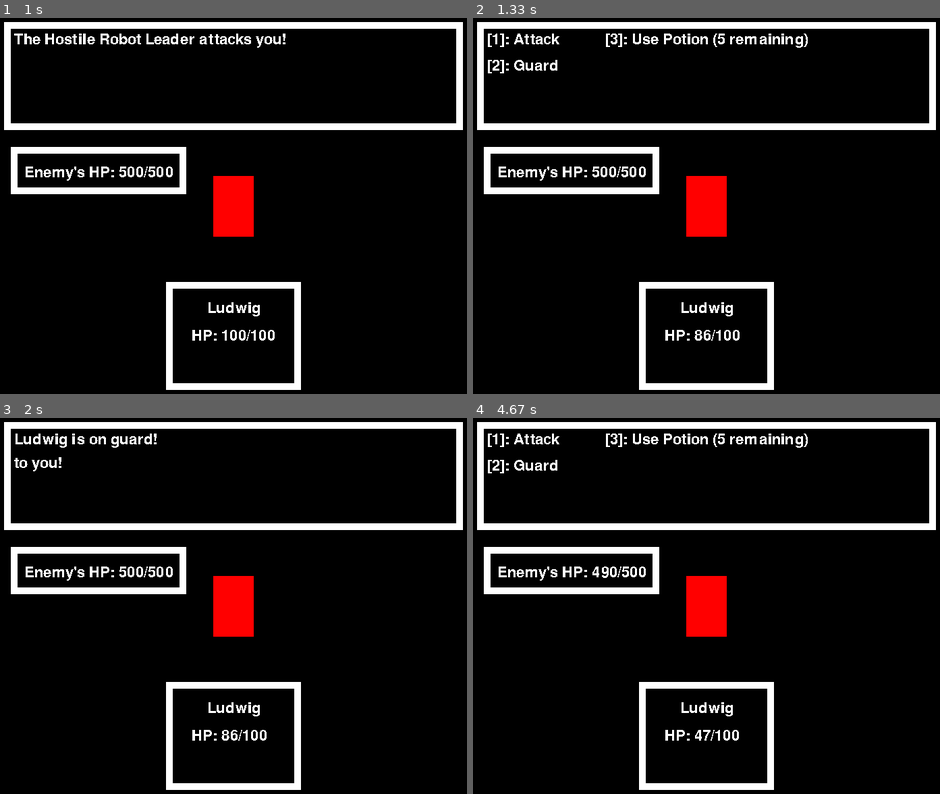
Above: before the commit, frames 1-4 (two rows, left to right).
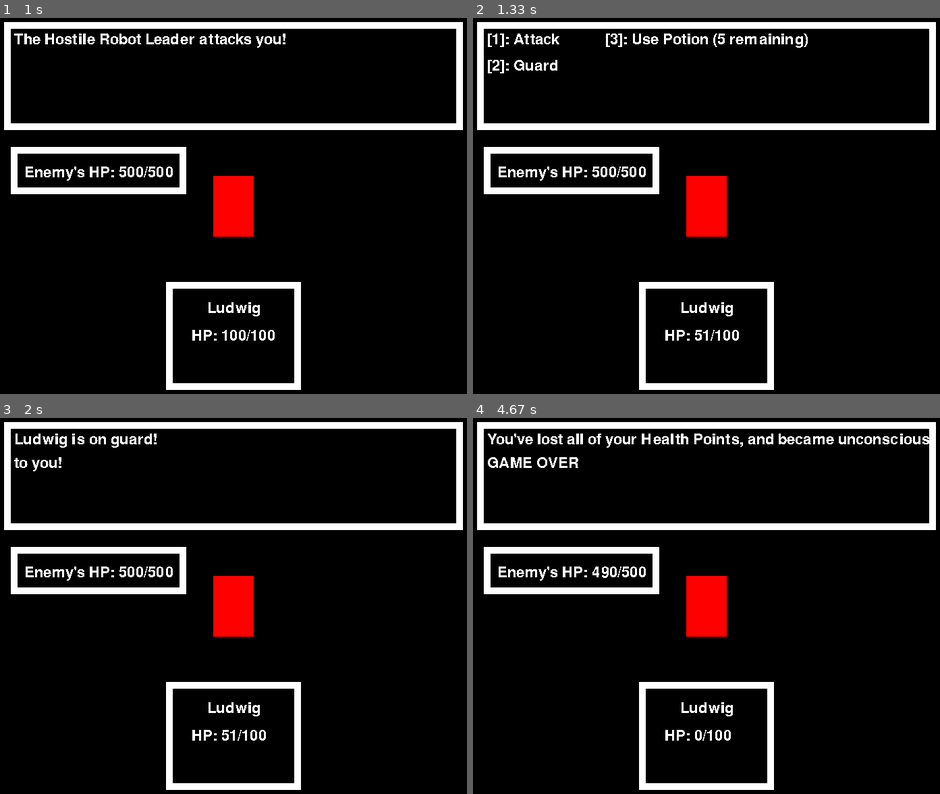
Above: after the commit, the same moments.

Repository: eduardoluis11/final-project-cs50-python
Game: pygame game, started from project.py
The game is run twice, just before and just after one commit, with the same random seed, the same clock (stepped at 60 frames per second) and the same inputs.
Inputs:
- Up to frame 1 (1 s): tap Z at 0.33, 0.73 s; hold 2 from 0.67 s (still down)
- Up to frame 2 (1.33 s): tap Z at 1.03, 1.23 s; release 2 at 1.13 s
- Up to frame 3 (2 s): tap Z at 1.53 s; tap 2 at 1.67 s
- Up to frame 4 (4.67 s): tap Z at 2.07, 2.4, 2.7, 3.8, 4.13, 4.43, 4.57 s; tap 1 at 3.4 s

Frame 1 is identical in both runs. In frame 2, less than 0.1% of the frame differs, in the area x 47-58%, y 82-86%; in frame 3, less than 0.1%; in frame 4, 1.7%, in the area x 3-98%, y 4-86%.

Commit message:
Getting Game Over with 0 (BUGFIX)
Now, if I hit the “z” key right after the enemy deals me the finishing blow, I will correctly get immediately after the message that tells me that I got a game over screen. Also, if my HP becomes negative, it gets rendered as zero in the player's UI. However, now the game is no longer being closed if I hit "z" during the Game over screen.

Diff:
--- a/project.py
+++ b/project.py
@@ -305,7 +305,7 @@
 player = Character("Ludwig", 100, 20)
 
 # This creates the enemy's statistics / stats by using the Character class
-enemy = Character("Hostile Robot Leader", 500, 15)  # High on HP. Hard so that you can lose.
+enemy = Character("Hostile Robot Leader", 500, 50)  # High on HP. Hard so that you can lose.
 # enemy = Character("Hostile Robot Leader", 100, 15)    # Low on HP so that you can win easily
 
 # # DEBUG: this should print me the enemy's properties
@@ -518,6 +518,15 @@
 
 Now, I will do a similar thing if I lose the game: I will exit the game after hitting the confirmation key after
 rendering the Game Over screen.
+
+Now, when you get defeated:
+
+1) I will render how much damage the enemy did to me in the finishing blow BEFORE rendering the Game Over screen.
+
+2) I will update the Player’s UI so that negative numbers are never rendered as HP. That is, that, if the enemy gives
+me the finishing blow, I will render “0” in the HP UI for the player.
+
+I will NEVER activate the battle menu during the enemy’s turn if the player loses all of their HP.
 """
 
 
@@ -571,10 +580,32 @@
                     is_players_turn = True
                     is_enemys_turn = False
 
+                if game_over and event.key == pygame.K_z:   # If you get defeated
+
+                    # # I want the player's HP to be equal to 0 if it's a negative number
+                    # if player.health_points < 0:
+                    #     player.health_points = 0
+
+                    # I will render "Game Over" in a battle message
+                    battle_message = "You've lost all of your Health Points, and became unconscious."
+                    battle_message_2 = "GAME OVER"
+
+                    # This should overwrite the battle message surface with the new battle message after any action in the game.
+                    battle_messages_surface = game_font.render(battle_message, False, 'White')
+
+                    # This renders the text for the current battle message
+                    game_window.blit(battle_messages_surface, battle_messages_rectangle)
+
+                    # This renders the second line of text if the text is too long
+                    battle_messages_2_surface = game_font.render(battle_message_2, False, 'White')
+                    game_window.blit(battle_messages_2_surface, battle_messages_2_rectangle)
+
+                    # # This will let me exit the game the next time the user presses the confirmation key
+                    # should_exit_game = True
 
 
                 # If it's the player's turn
-                if is_players_turn:
+                elif is_players_turn:
 
                     # # If you either won or got a Game Over
                     # if should_exit_game and event.key == pygame.K_z:
@@ -764,6 +795,18 @@
                         # I COULD REFACTOR THIS TO PUT IT ON A FUNCTION OUTSIDE OF main()!
                         player.health_points = player.health_points - randomly_generated_damage_output
 
+                        # If the Player gets negative HP or 0
+                        if player.health_points <= 0:
+                            # I will always change the HP to "0" if the player is defeated
+                            player.health_points = 0
+
+                            game_over = True  # You lose the game if you lose all of your HP
+
+                        else:   # If the player still has some HP left
+
+                            # This will display the battle menu after the enemy attacks the player
+                            display_battle_menu = True
+
                         # Updating the Player's HP in the UI
                         players_hp_surface = game_font.render(f'HP: {player.health_points}/{player.total_hp}', False, 'White')
 
@@ -777,8 +820,7 @@
                         # is_players_turn = True
                         # is_enemys_turn = False
 
-                        # This will display the battle menu after the enemy attacks the player
-                        display_battle_menu = True
+
 
 
 
@@ -861,30 +903,7 @@
 
 
 
-        # If the player loses all of their health points, show a "Game Over" screen
-        if player.health_points <= 0:
-
-            # I want the player's HP to be equal to 0 if it's a negative number
-            if player.health_points < 0:
-
-                player.health_points = 0
-
-            # I will render "Game Over" in a battle message
-            battle_message = "You've lost all of your Health Points, and became unconscious."
-            battle_message_2 = "GAME OVER"
-
-            # This should overwrite the battle message surface with the new battle message after any action in the game.
-            battle_messages_surface = game_font.render(battle_message, False, 'White')
-
-            # This renders the text for the current battle message
-            game_window.blit(battle_messages_surface, battle_messages_rectangle)
-
-            # This renders the second line of text if the text is too long
-            battle_messages_2_surface = game_font.render(battle_message_2, False, 'White')
-            game_window.blit(battle_messages_2_surface, battle_messages_2_rectangle)
-
-            # This will let me exit the game the next time the user presses the confirmation key
-            should_exit_game = True
+
 
 
         # This should render the game's window, and every sprite
